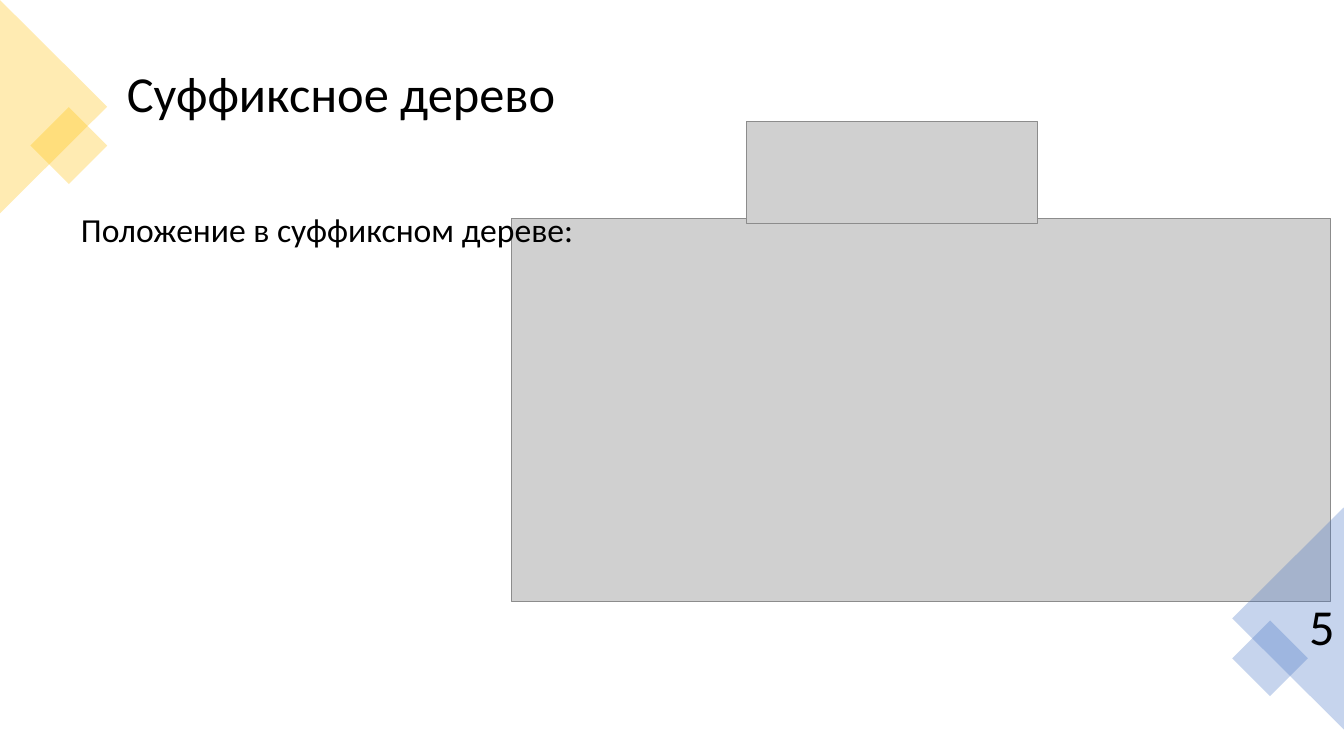
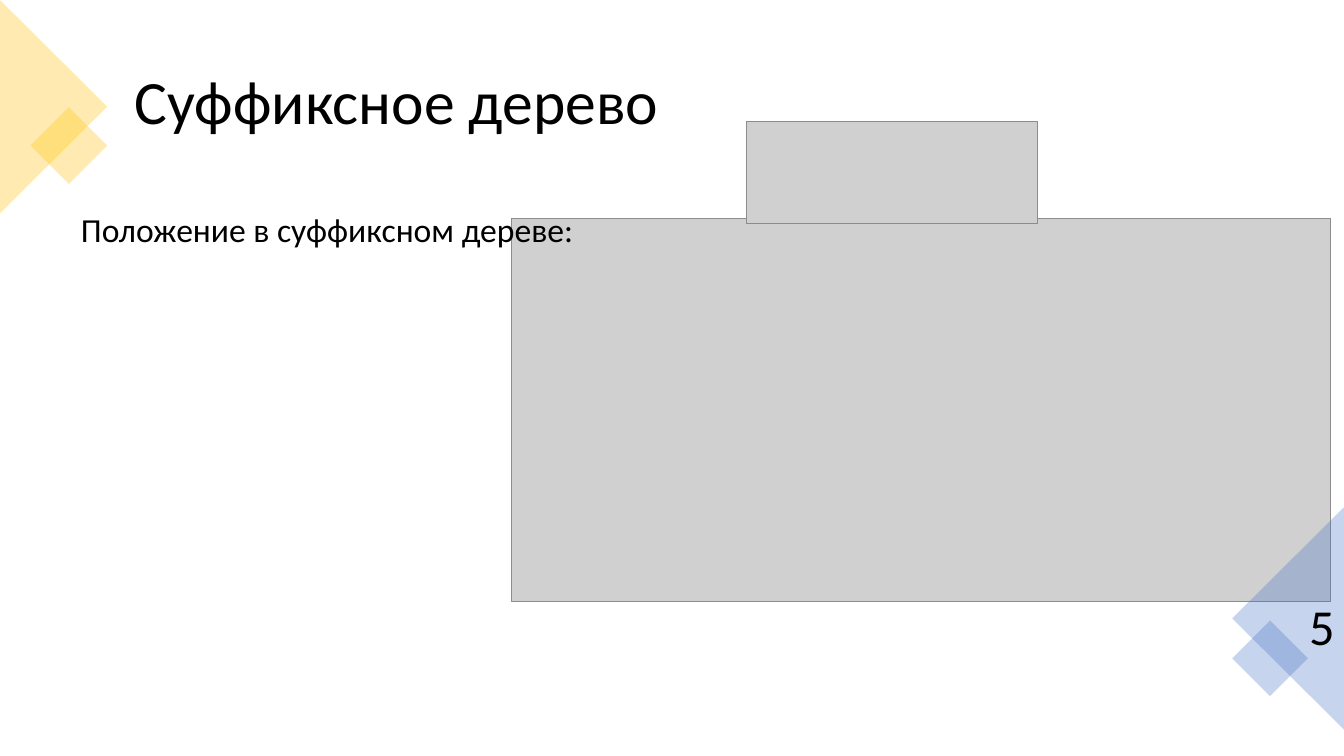
Before and after one commit to Pompon-Den/Suff-Tree-Algorithm-Ykkonen, a slide deck: slide 6 of Algorithm Ykkonena.pptx. Drawn at 1344x756 pixels with LibreOffice and Linux fonts; fonts in the diff are those of the drawing; grey boxes stand for pictures; background and template pictures are left out. Boxes give left, top, right and bottom in pixels: in the first picture for what was removed or moved away, otherwise in the second. Text is boxed around its words. In the diff, an @@ line names an element or a change of style, - is before the commit and + after.

```diff
--- a/Algorithm Ykkonena.pptx
+++ b/Algorithm Ykkonena.pptx
@@ title "Суффиксное дерево": place and size @@
-title "Суффиксное дерево" at box(127, 78, 555, 121)
+title "Суффиксное дерево" at box(135, 82, 658, 134)
@@ title "Суффиксное дерево" at box(135, 82, 658, 134): size 36 to 44 pt @@
```
Also in this commit, not shown: 7 other slides changed, 4 slides added, 1 slide removed, 3 other files.
